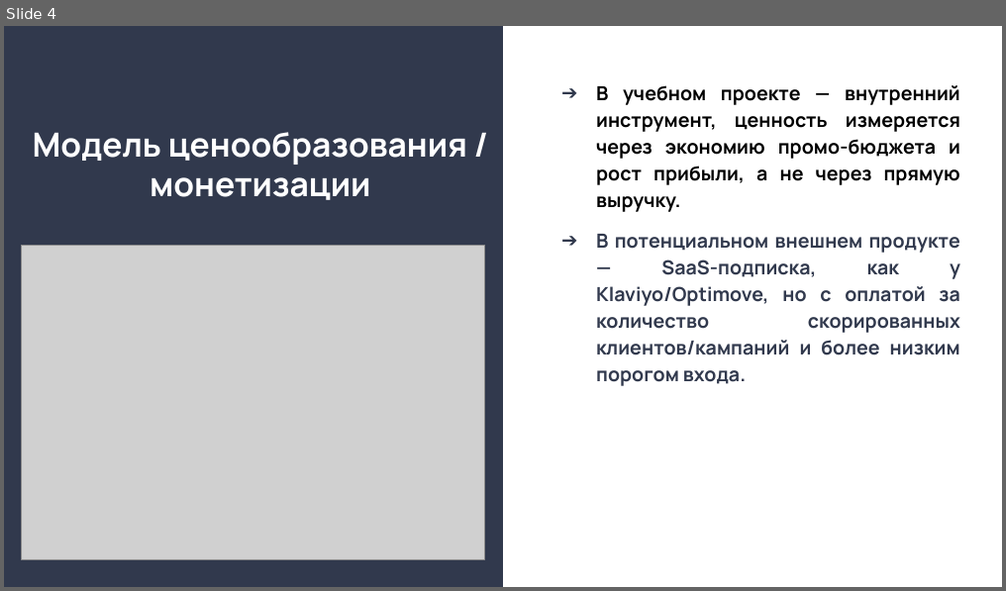
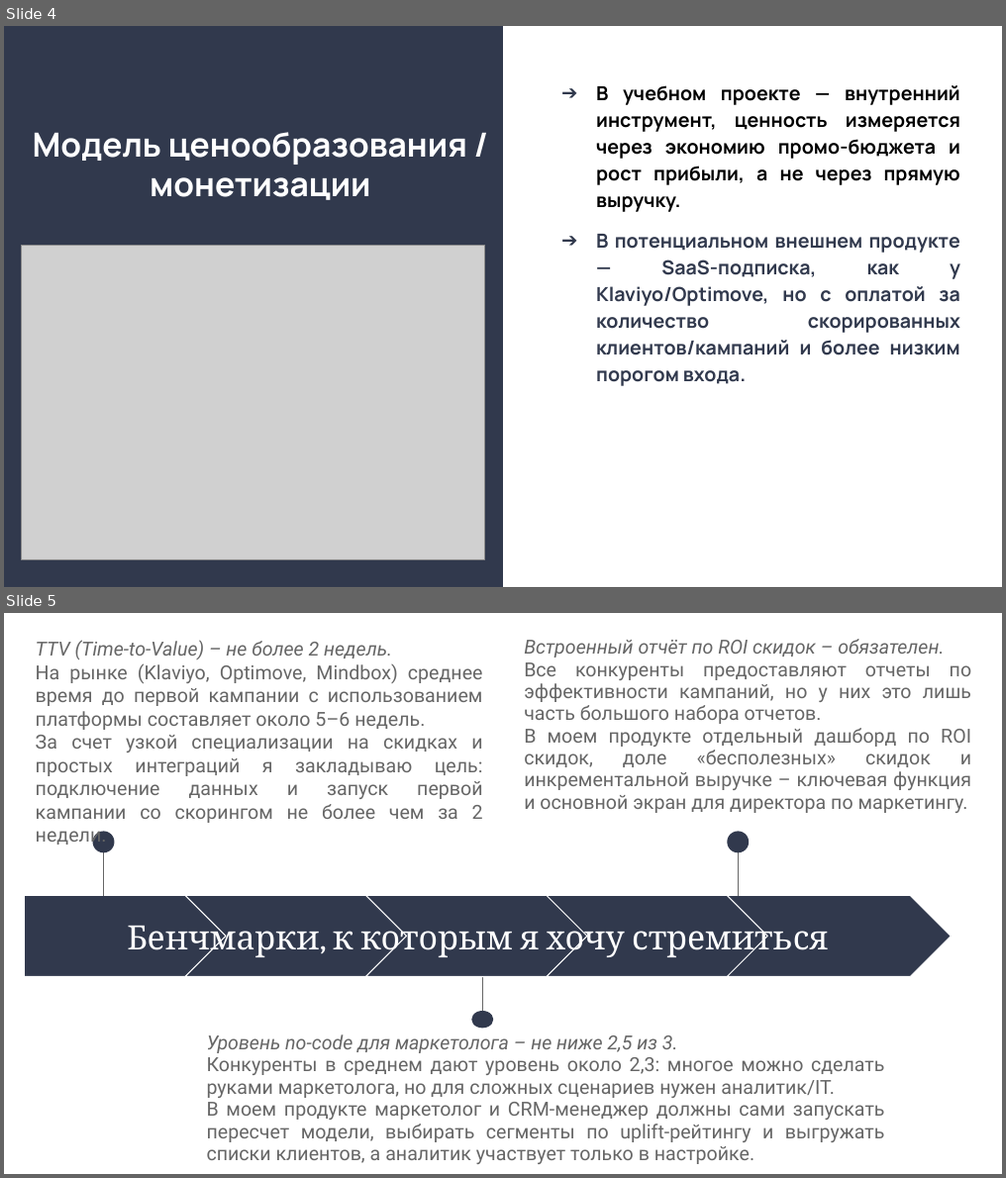
Before and after one commit to boiarchuk-a/Data-project, a slide deck: Product benchmarking/product benchmarking.pptx. Shown one above the other, each under a label of ours: slide 4 before the commit, slides 4 and 5 after it. The pictures are 1006x591 and 1006x1178 pixels, drawn with LibreOffice and Linux fonts; fonts in the diff are those of the drawing; grey boxes stand for pictures. Boxes give left, top, right and bottom in pixels: in the first picture for what was removed or moved away, otherwise in the second. Text is boxed around its words. In the diff, an @@ line names an element or a change of style, - is before the commit and + after.

```diff
--- a/Product benchmarking/product benchmarking.pptx
+++ b/Product benchmarking/product benchmarking.pptx
@@ slide 5 added at [4,613,1002,1174], background #FFFFFF @@
@@ text added at [36,640,483,823], 14 pt, text #666666 @@
+TTV (Time-to-Value) – не более 2 недель.
+На рынке (Klaviyo, Optimove, Mindbox) среднее время до первой кампании с использованием платформы составляет около 5–6 недель.
+За счет узкой специализации на скидках и простых интеграций я закладываю цель: подключение данных и запуск первой кампании со скорингом не более чем за 2 недели.
@@ text added at [524,639,972,813], 14 pt, text #666666 @@
+Встроенный отчёт по ROI скидок – обязателен.
+Все конкуренты предоставляют отчеты по эффективности кампаний, но у них это лишь часть большого набора отчетов.
+В моем продукте отдельный дашборд по ROI скидок, доле «бесполезных» скидок и инкрементальной выручке – ключевая функция и основной экран для директора по маркетингу.
@@ ellipse added at [93,832,115,854], fill #31394D @@
@@ line added from (104, 836) to (104, 896), #666666 0.75 pt @@
@@ ellipse added at [727,832,748,854], fill #31394D @@
@@ line added from (738, 836) to (738, 896), #666666 0.75 pt @@
@@ pentagon arrow added at [24,895,229,977], fill #31394D, outline #FFFFFF 0.75 pt @@
@@ chevron added at [185,895,409,977], fill #31394D, outline #FFFFFF 0.75 pt @@
@@ chevron added at [366,895,590,977], fill #31394D, outline #FFFFFF 0.75 pt @@
@@ chevron added at [547,895,770,977], fill #31394D, outline #FFFFFF 0.75 pt @@
@@ chevron added at [727,895,950,977], fill #31394D, outline #FFFFFF 0.75 pt @@
@@ text added at [127,918,828,959], 24.2 pt, text #FFFFFF @@
+Бенчмарки, к которым я хочу стремиться
@@ line added from (482, 1025) to (482, 977), #666666 0.75 pt @@
@@ ellipse added at [472,1011,494,1028], fill #31394D @@
@@ text added at [207,1035,885,1164], 14 pt, text #666666 @@
+Уровень no-code для маркетолога – не ниже 2,5 из 3.
+Конкуренты в среднем дают уровень около 2,3: многое можно сделать руками маркетолога, но для сложных сценариев нужен аналитик/IT.
+В моем продукте маркетолог и CRM-менеджер должны сами запускать пересчет модели, выбирать сегменты по uplift-рейтингу и выгружать списки клиентов, а аналитик участвует только в настройке.
```
Also in this commit, not shown: 2 slides changed, 1 slide removed, 2 other files.
